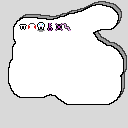
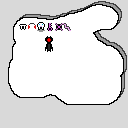
Revision of a layered 128×128 image; what changed, layer by layer:
added layer "l2 #1" above "l2" over (x1=45, y1=36, x2=53, y2=52)
